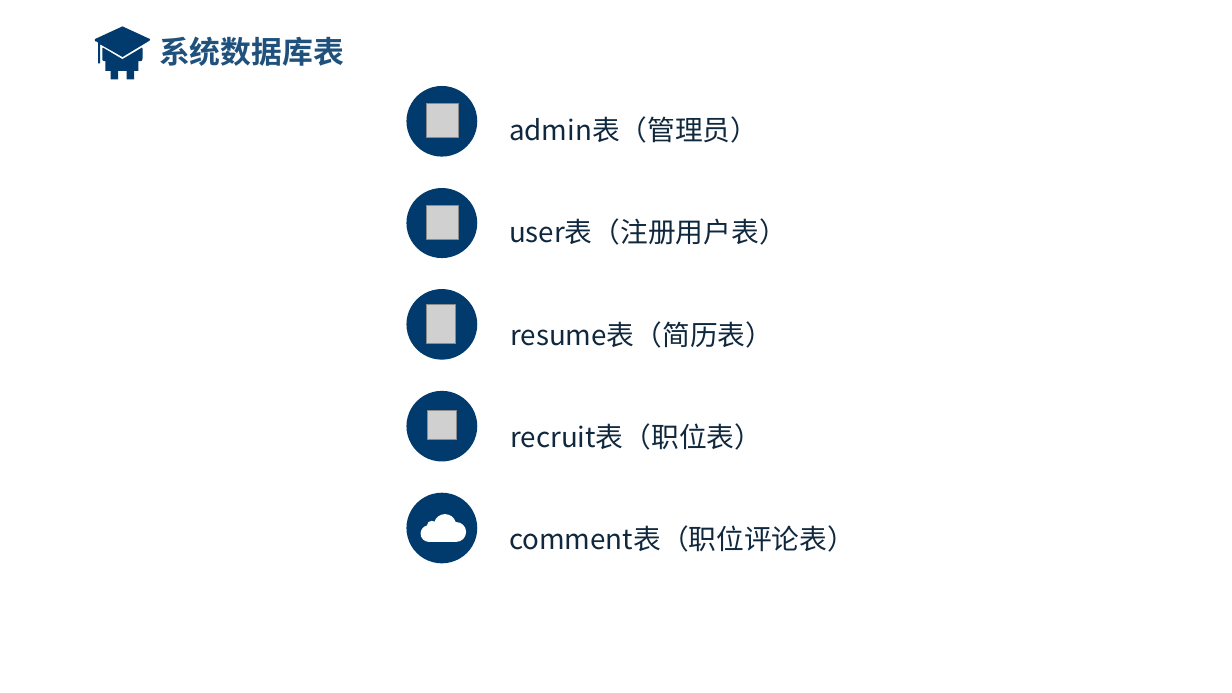
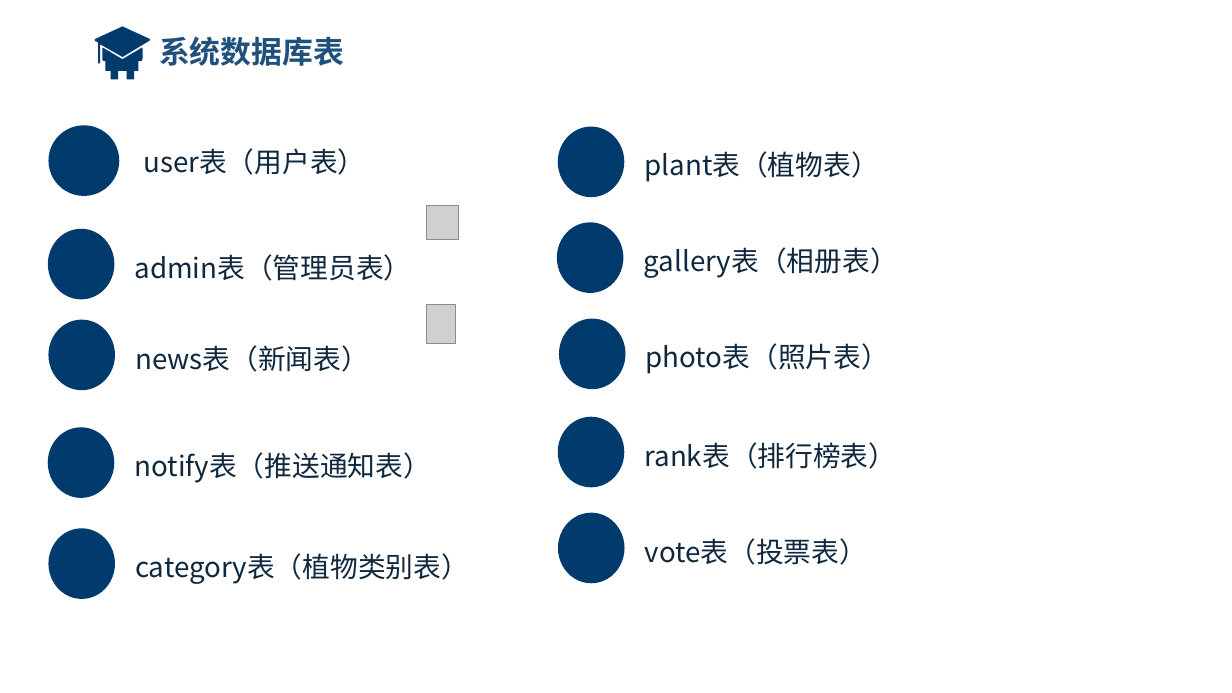
Before and after one commit to huangshengjie/-, a slide deck: slide 20 of 论文/答辩PPT.pptx (slide 17 before the commit). Drawn at 1232x693 pixels with LibreOffice and Linux fonts; fonts in the diff are those of the drawing; grey boxes stand for pictures; background and template pictures are left out. Boxes give left, top, right and bottom in pixels: in the first picture for what was removed or moved away, otherwise in the second. Text is boxed around its words. In the diff, an @@ line names an element or a change of style, - is before the commit and + after.

```diff
--- a/论文/答辩PPT.pptx
+++ b/论文/答辩PPT.pptx
@@ picture removed at (427,104,458,138) @@
@@ ellipse: place and size @@
-ellipse at (407,86,478,156)
+ellipse at (48,126,119,196)
@@ text at (143,148,365,175): text changed @@
-user表（注册用户表）
+user表（用户表）
@@ ellipse: place and size @@
-ellipse at (407,493,478,563)
+ellipse at (558,127,625,197)
@@ text at (645,151,879,182): text changed @@
-comment表（职位评论表）
+plant表（植物表）
@@ ellipse added at (48,229,115,299), fill #013B6D @@
@@ ellipse: place and size @@
-ellipse at (407,189,478,259)
+ellipse at (557,223,624,293)
@@ text at (135,254,412,281): text changed @@
-admin表（管理员）
+admin表（管理员表）
@@ text added at (644,247,898,278), 21.6 pt, text #10283E @@
+gallery表（相册表）
@@ ellipse added at (48,320,115,390), fill #013B6D @@
@@ text removed at (510,321,773,348) @@
-resume表（简历表）
@@ ellipse: place and size @@
-ellipse at (407,289,478,360)
+ellipse at (559,319,626,389)
@@ text added at (135,345,369,372), 21.6 pt, text #10283E @@
+news表（新闻表）
@@ text added at (646,343,889,374), 21.6 pt, text #10283E @@
+photo表（照片表）
@@ picture removed at (427,410,457,439) @@
@@ ellipse: place and size @@
-ellipse at (407,391,478,461)
+ellipse at (558,417,625,487)
@@ ellipse added at (48,427,115,497), fill #013B6D @@
@@ text removed at (510,423,762,450) @@
-recruit表（职位表）
@@ text added at (645,442,897,469), 21.6 pt, text #10283E @@
+rank表（排行榜表）
@@ text added at (134,452,430,483), 21.6 pt, text #10283E @@
+notify表（推送通知表）
@@ ellipse added at (48,529,115,599), fill #013B6D @@
@@ freeform shape removed at (421,514,466,542) @@
@@ ellipse added at (558,513,625,583), fill #013B6D @@
@@ text added at (645,538,867,565), 21.6 pt, text #10283E @@
+vote表（投票表）
@@ text added at (135,553,469,584), 21.6 pt, text #10283E @@
+category表（植物类别表）
```
Also in this commit, not shown: 11 other slides changed, 8 slides added, 5 slides removed, 1 other file.
